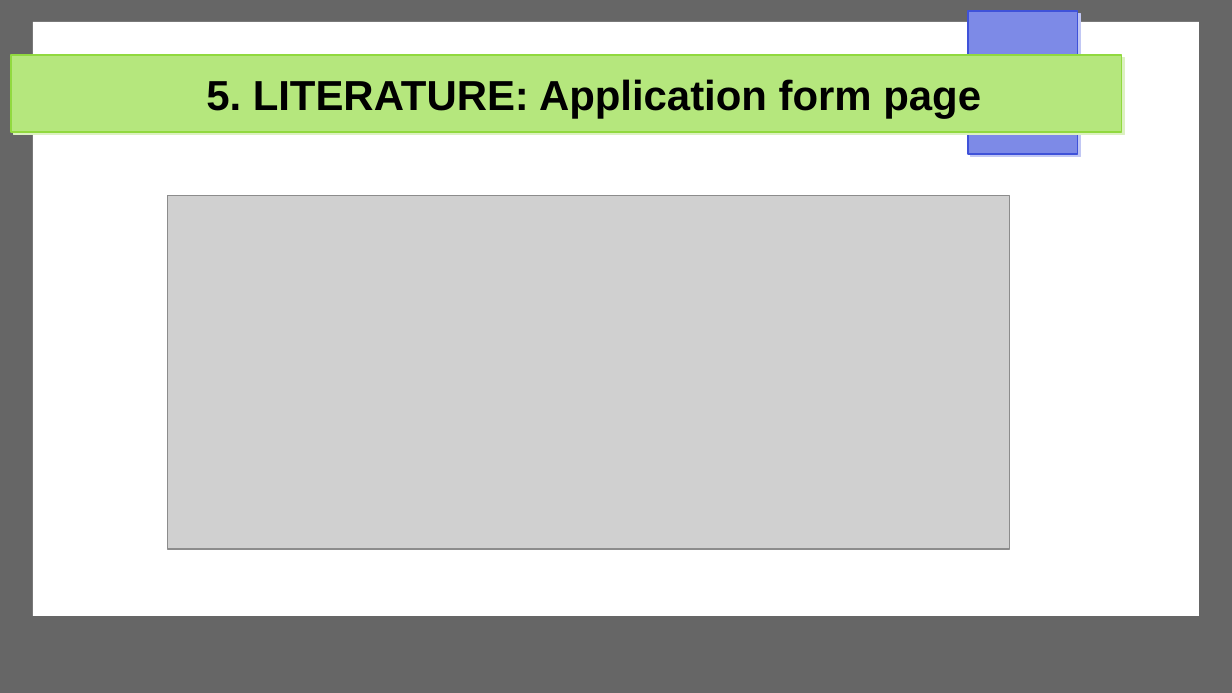
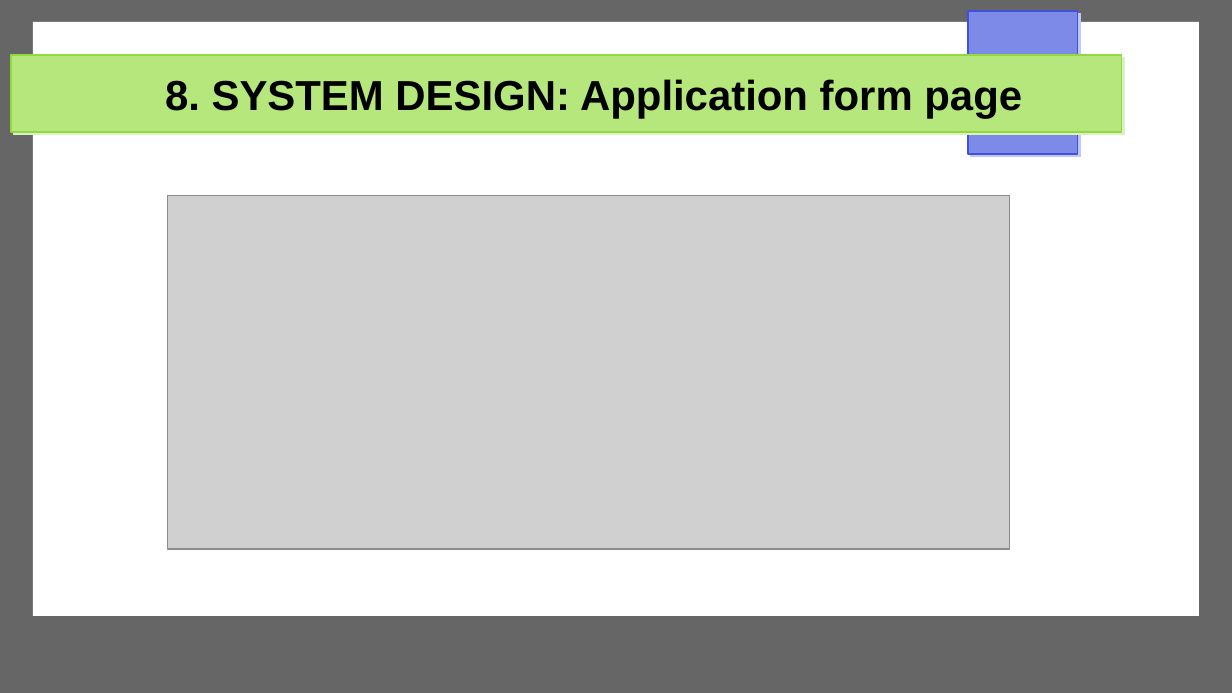
Before and after one commit to Michael-Otieno-Kasuku/Mashinani, a slide deck: slide 29 of docs/proposal/mashinani.odp (slide 19 before the commit). Drawn at 1232x693 pixels with LibreOffice and Linux fonts; fonts in the diff are those of the drawing; grey boxes stand for pictures. Boxes give left, top, right and bottom in pixels: in the first picture for what was removed or moved away, otherwise in the second. Text is boxed around its words. In the diff, an @@ line names an element or a change of style, - is before the commit and + after.

```diff
--- a/docs/proposal/mashinani.odp
+++ b/docs/proposal/mashinani.odp
@@ title at [165,79,1022,118]: text changed @@
-5. LITERATURE: Application form page
+8. SYSTEM DESIGN: Application form page
```
Also in this commit, not shown: 6 other slides changed, 4 slides added, 1 slide removed, 4 other files.
